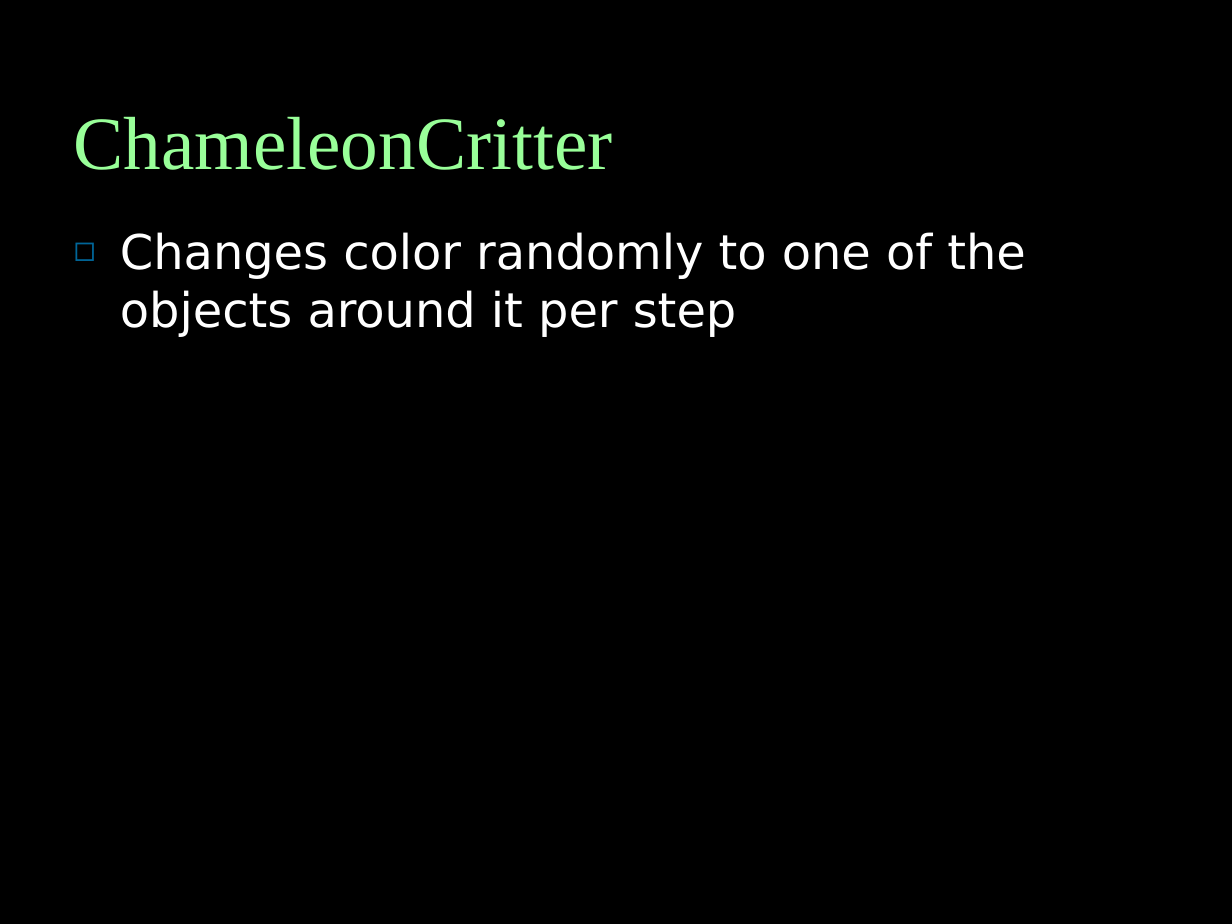
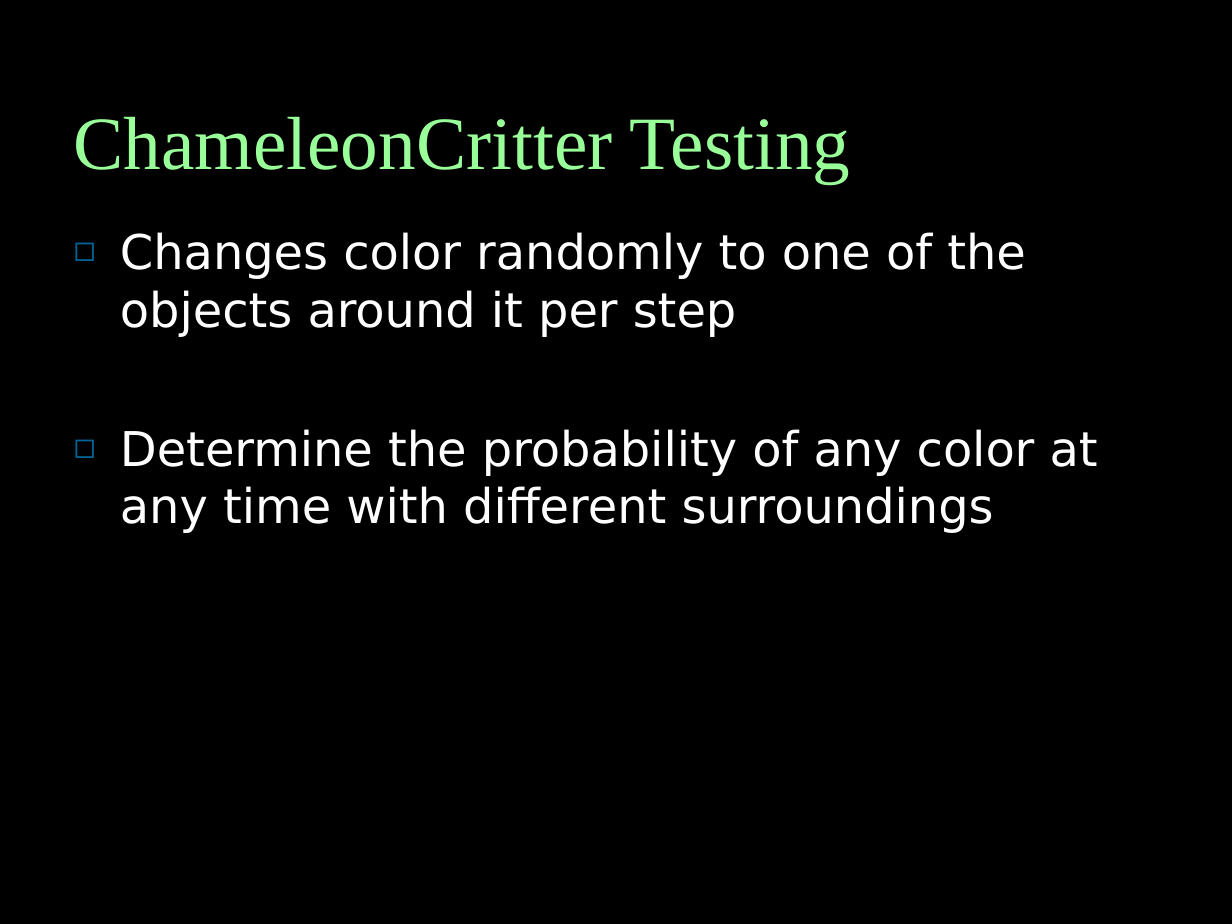
Before and after one commit to vipulkohli/Testing, a slide deck: slide 12 of TestingPres1.ppt. Drawn at 1232x924 pixels with LibreOffice and Linux fonts; fonts in the diff are those of the drawing. Boxes give left, top, right and bottom in pixels: in the first picture for what was removed or moved away, otherwise in the second. Text is boxed around its words. In the diff, an @@ line names an element or a change of style, - is before the commit and + after.

```diff
--- a/TestingPres1.ppt
+++ b/TestingPres1.ppt
@@ title at bbox=[74, 116, 850, 184]: text changed @@
-ChameleonCritter
+ChameleonCritter Testing
@@ text at bbox=[120, 429, 1098, 533]: paragraph added @@
+◻ Determine the probability of any color at any time with different surroundings
```
Also in this commit, not shown: 2 other files.
